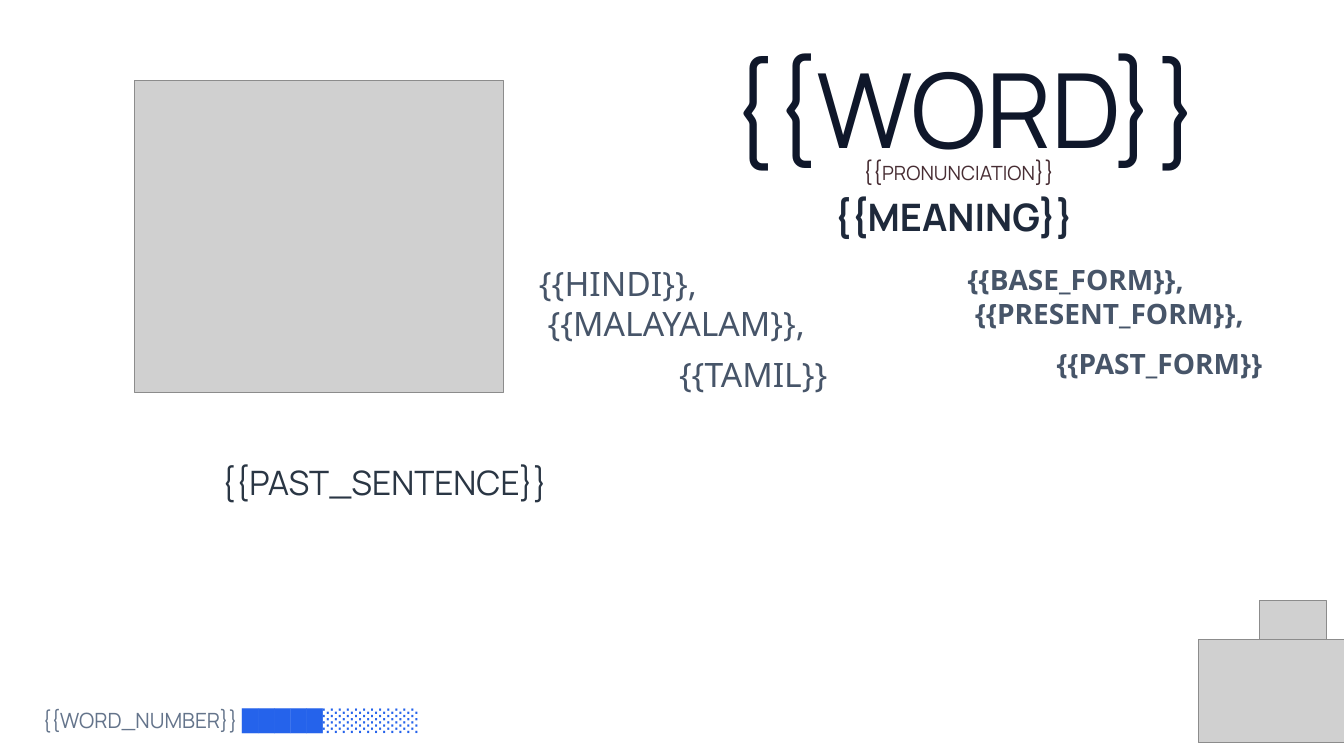
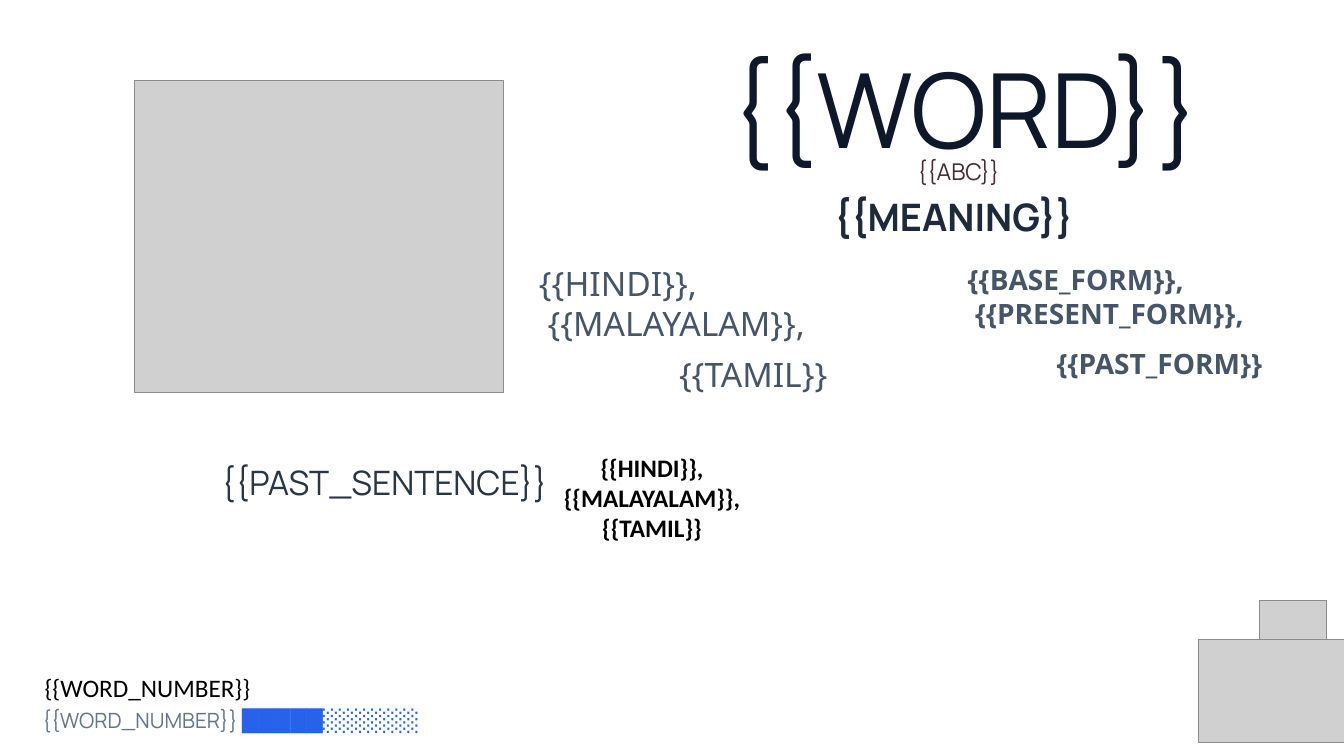
Before and after one commit to PrinceNR/AIVideoAutomation, a slide deck: slide 2 of templates/vocabulary_template_v2.pptx. Drawn at 1344x756 pixels with LibreOffice and Linux fonts; fonts in the diff are those of the drawing; grey boxes stand for pictures; background and template pictures are left out. Boxes give left, top, right and bottom in pixels: in the first picture for what was removed or moved away, otherwise in the second. Text is boxed around its words. In the diff, an @@ line names an element or a change of style, - is before the commit and + after.

```diff
--- a/templates/vocabulary_template_v2.pptx
+++ b/templates/vocabulary_template_v2.pptx
@@ text at [917,159,999,185]: text changed; size 14 to 16.5 pt @@
-{{PRONUNCIATION}}
+{{ABC}}
@@ text added at [564,458,740,541], 18 pt, text #000000, bold @@
+{{HINDI}}, {{MALAYALAM}},
+{{TAMIL}}
@@ text added at [45,678,251,701], 18 pt, text #000000 @@
+{{WORD_NUMBER}}
```
Also in this commit, not shown: 3 other slides changed, 4 other files.
